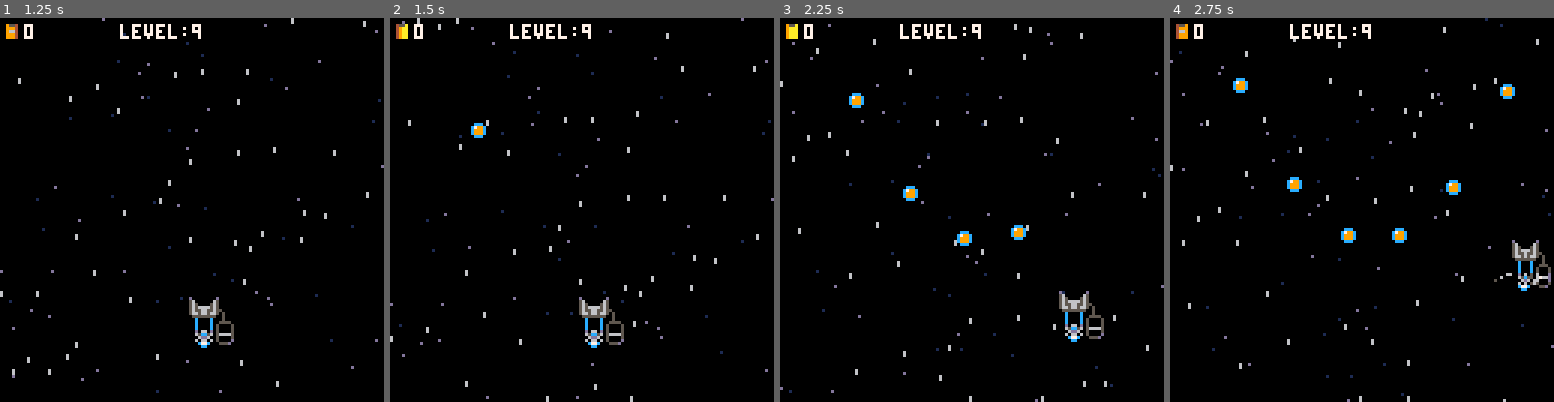
Above: before the commit, frames 1-4 (left to right).
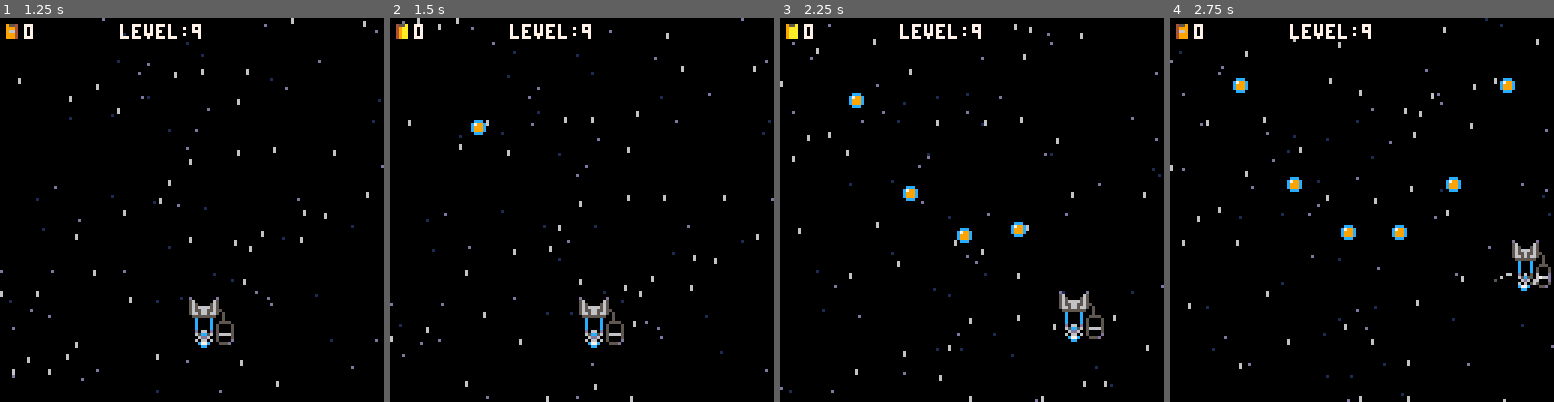
Above: after the commit, the same moments.

Repository: jacobneal65/drop-p8
Game: PICO-8 cartridge drop.p8
Two runs of this game, one before a commit and one after it. Both use one fixed random seed, a clock stepped at 60 frames per second and the inputs below.
Inputs:
- Up to frame 1 (1.25 s): no input
- Up to frame 2 (1.5 s): no input
- Up to frame 3 (2.25 s): hold Right 1.6-2.1 s; hold Up from 2.15 s (still down)
- Up to frame 4 (2.75 s): release Up at 2.42 s; hold Right from 2.47 s (still down)

Frame 1 is identical in both runs. In frame 2, 0.1% of the frame differs, in the area x 21-25%, y 26-32%; in frame 3, 0.2%; in frame 4, 0.5%, in the area x 44-90%, y 15-59%.

Commit message:
fixed y upper bound issue

Diff:
--- a/drop.p8
+++ b/drop.p8
@@ -236,12 +236,12 @@
 		fill_trash(64,1,10,3)--qbezier
 	elseif level==9 then
 		bx2,by2=64,150
-		bx3,by3=120,-8
+		bx3,by3=120,-11
 		fill_trash(8,1,10,3)--qbezier
 	elseif level==10 then
 		bx2,by2=180,120
 		bx3,by3=-60,120
-		bx4,by4=64,-8
+		bx4,by4=64,-11
 		fill_trash(64,1,10,4)--cbezier
 	end
 end
@@ -324,8 +324,8 @@
 		end
 
 		--trash survived
-		if (trash.y>t_ybnd and t_ybnd>0)
-		or (trash.y<=0 and t_ybnd==0)
+		if trash.y>t_ybnd
+		or trash.y<=-11
 		then
 			del(trashs,trash)
 			sfx(0)
@@ -352,7 +352,6 @@
 	elseif _typ==2 then--line
 		if _t.y>100 then
 			t_grav=-1
-			t_ybnd=0--make bnd top of scrn
 		end
 		return _t.x
 	elseif _typ==3 then--qbezier
